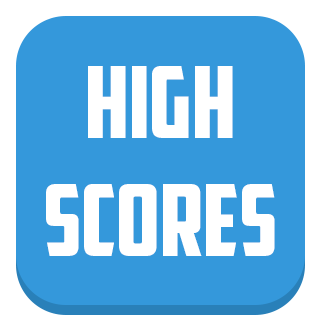
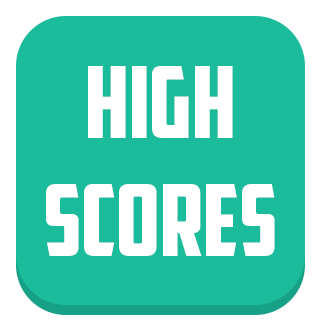
Comparing the layer stacks of the two 320x320 images. Changes:
painted on "Rounded Rectangle 1" over [16, 16, 305, 305]
